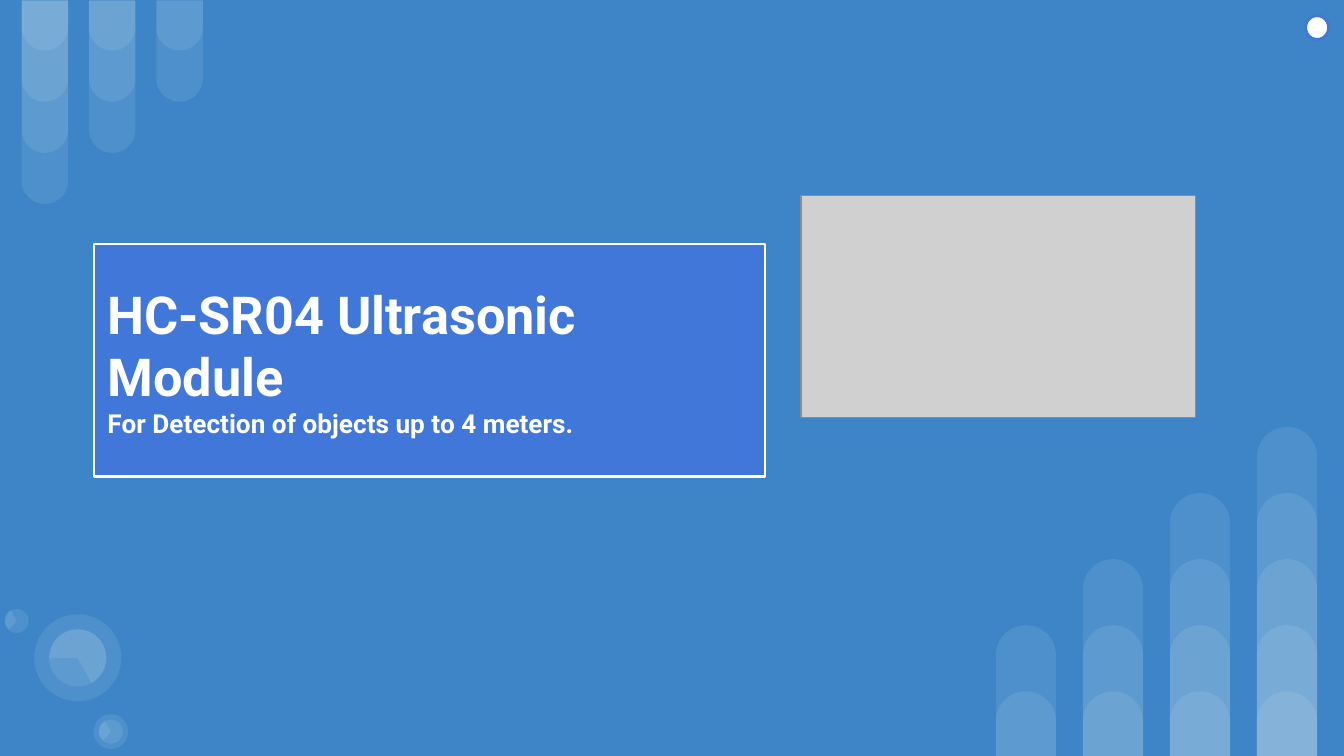
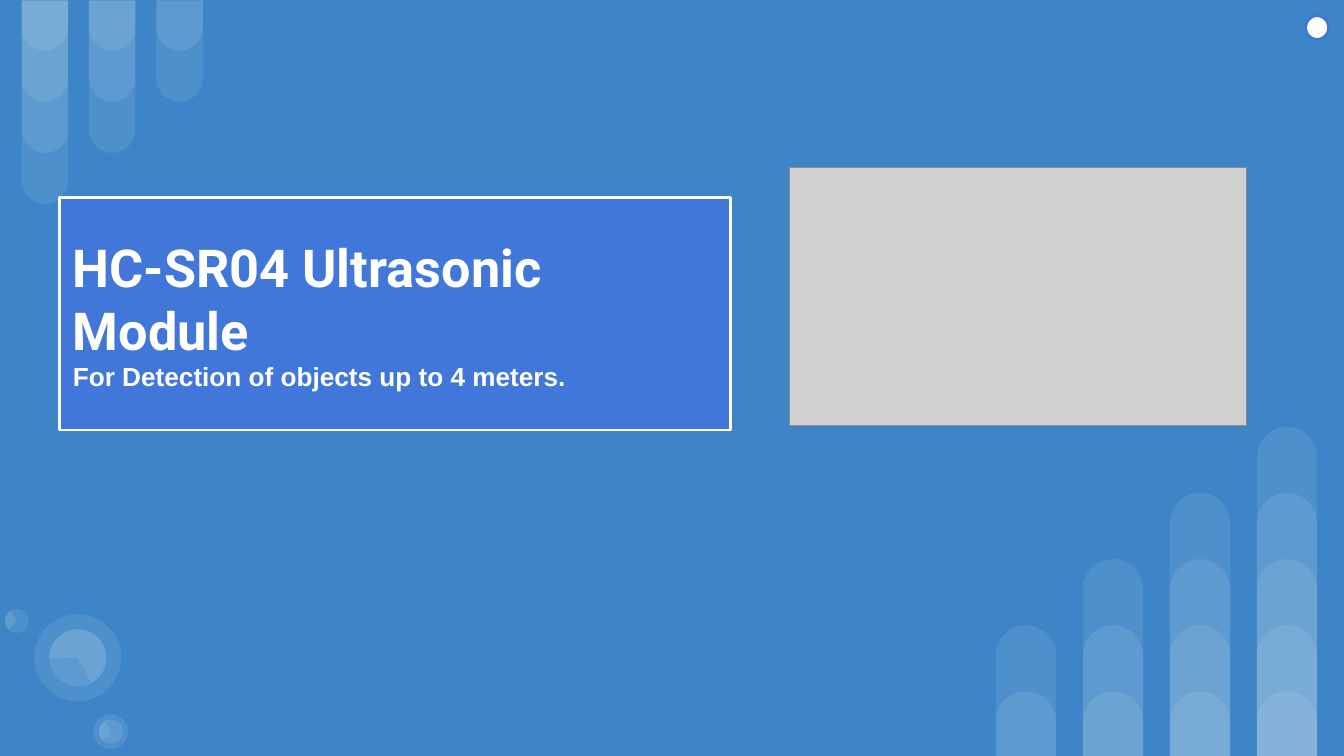
Before and after one commit to sajinamatya/Fake_news-classification, a slide deck: slide 14 of New.pptx. Drawn at 1344x756 pixels with LibreOffice and Linux fonts; fonts in the diff are those of the drawing; grey boxes stand for pictures. Boxes give left, top, right and bottom in pixels: in the first picture for what was removed or moved away, otherwise in the second. Text is boxed around its words. In the diff, an @@ line names an element or a change of style, - is before the commit and + after.

```diff
--- a/New.pptx
+++ b/New.pptx
@@ picture: place and size @@
-picture at (801, 195, 1195, 417)
+picture at (789, 168, 1246, 426)
@@ rectangle "HC-SR04 Ultrasonic Module": place and size @@
-rectangle "HC-SR04 Ultrasonic Module" at (94, 245, 765, 477)
+rectangle "HC-SR04 Ultrasonic Module" at (59, 198, 730, 430)
@@ text in rectangle at (73, 367, 565, 392): font Roboto to Arial in "For Detection of objects up to 4 ..." @@
```
Also in this commit, not shown: 12 other slides changed.
